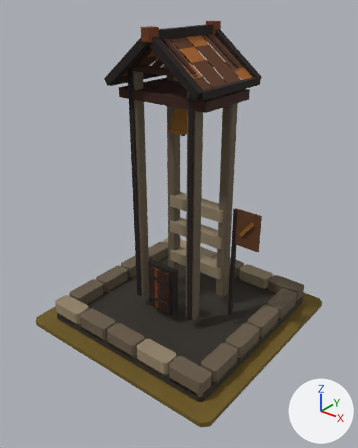
A saved change to the glTF model art/bell-tower_t6/bell-tower_t6.glb.
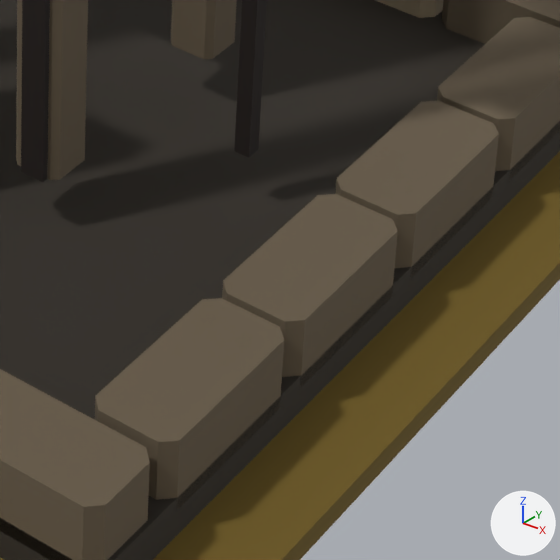
The first picture shows the older version from a 50 mm camera at (2.87, -3.65, 3.37) aimed at (0.07, -0.15, 1.2). The close-ups show the older and then the newer version on the part from 51% to 81% of the width and 64% to 88% of the height of that picture. Only the edits that show in the close-ups are written down. The lights are fixed; the arrows at lower right show +X, +Y and +Z.

Objects in the first close-up: 'MMR | bell-tower | T06 Architecture.001', 'MMR | bell-tower | Tier 06 Ground.001'.
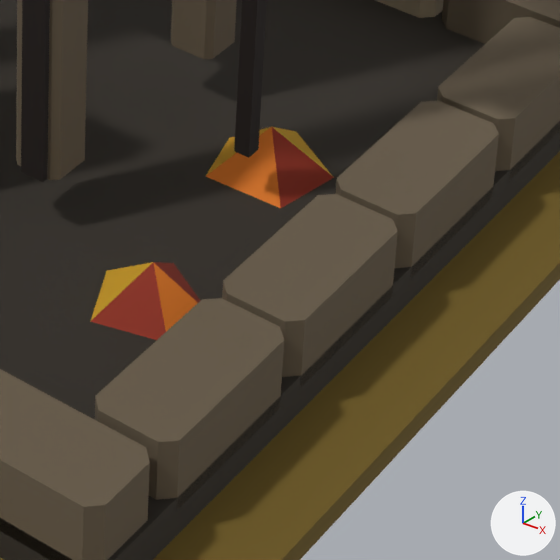
Pixel boxes [x1, y1, x2, y2] of what changed, in the close-ups (560 x 560 px):
'MMR | bell-tower | T06 Autumn Dressing.001', added (red)
    after: [90, 127, 334, 340]

Patch to the scene script:
```diff
--- a/art/bell-tower_t6/bell-tower_t6.glb.py
+++ b/art/bell-tower_t6/bell-tower_t6.glb.py
@@ me_mmr___bell_tower___t06_autumn_dressing_001 @@
+me_mmr___bell_tower___t06_autumn_dressing_001.from_pydata(...)  # 24 vertices, 20 faces; spans x -0.612..0.776, y -0.496..0.838, z 0.085..0.185
+me_mmr___bell_tower___t06_autumn_dressing_001.materials.append(mat_mmr___shared_palette_atlas)  # picture img_mmr_shared_color_palette_64
@@ ob_mmr___bell_tower___t06_autumn_dressing_001 @@
+ob_mmr___bell_tower___t06_autumn_dressing_001 = bpy.data.objects.new('MMR | bell-tower | T06 Autumn Dressing.001', me_mmr___bell_tower___t06_autumn_dressing_001)
+ob_mmr___bell_tower___t06_autumn_dressing_001.location = (0.0, 0.0, 0.05)
```
